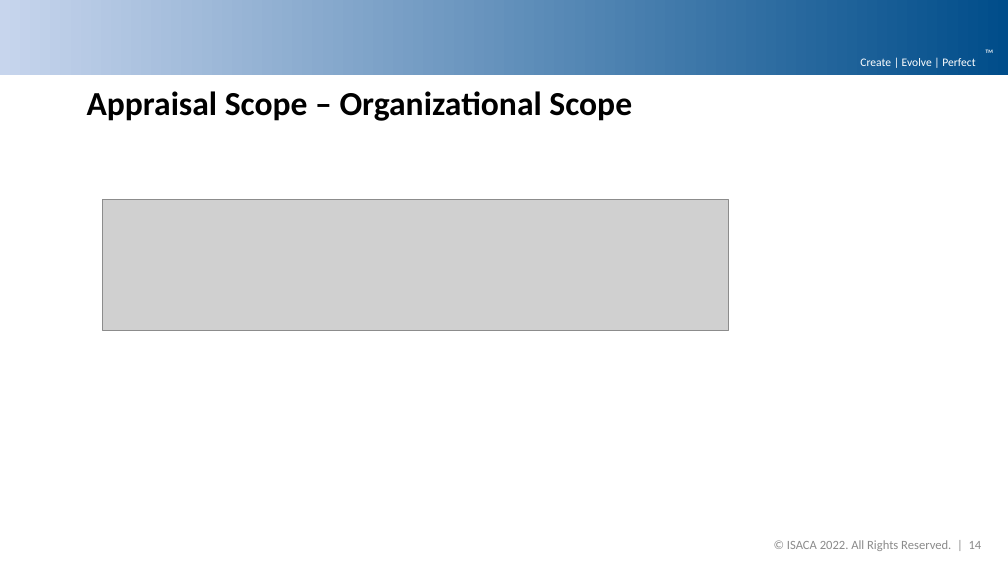
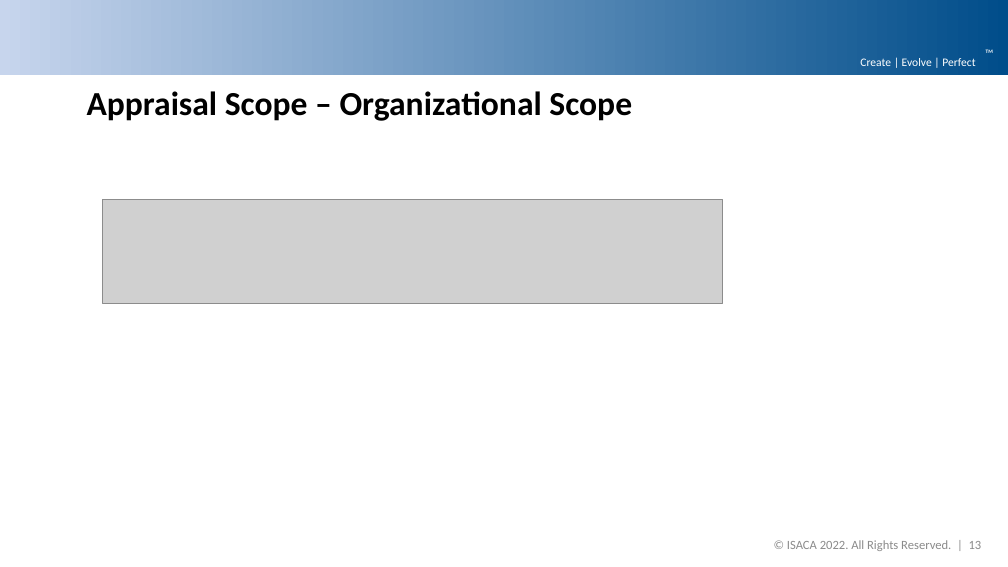
Before and after one commit to DemixTech/CMMITools, a slide deck: slide 13 of 2021-04-12to04-16 (A5) C53517 SoftMARS/30_13v01_MarsBaseAlpha_FinalFindings.pptx (slide 14 before the commit). Drawn at 1008x567 pixels with LibreOffice and Linux fonts; fonts in the diff are those of the drawing; grey boxes stand for pictures; background and template pictures are left out. Boxes give left, top, right and bottom in pixels: in the first picture for what was removed or moved away, otherwise in the second. Text is boxed around its words. In the diff, an @@ line names an element or a change of style, - is before the commit and + after.

```diff
--- a/2021-04-12to04-16 (A5) C53517 SoftMARS/30_13v01_MarsBaseAlpha_FinalFindings.pptx
+++ b/2021-04-12to04-16 (A5) C53517 SoftMARS/30_13v01_MarsBaseAlpha_FinalFindings.pptx
@@ picture resized from (x1=102, y1=200, x2=728, y2=330) to (x1=102, y1=200, x2=723, y2=303) @@
@@ text at (x1=787, y1=540, x2=982, y2=551): text changed @@
-© ISACA 2022. All Rights Reserved. | 14
+© ISACA 2022. All Rights Reserved. | 13
```
Also in this commit, not shown: 7 other slides changed, 1 slide removed, 16 other files.
